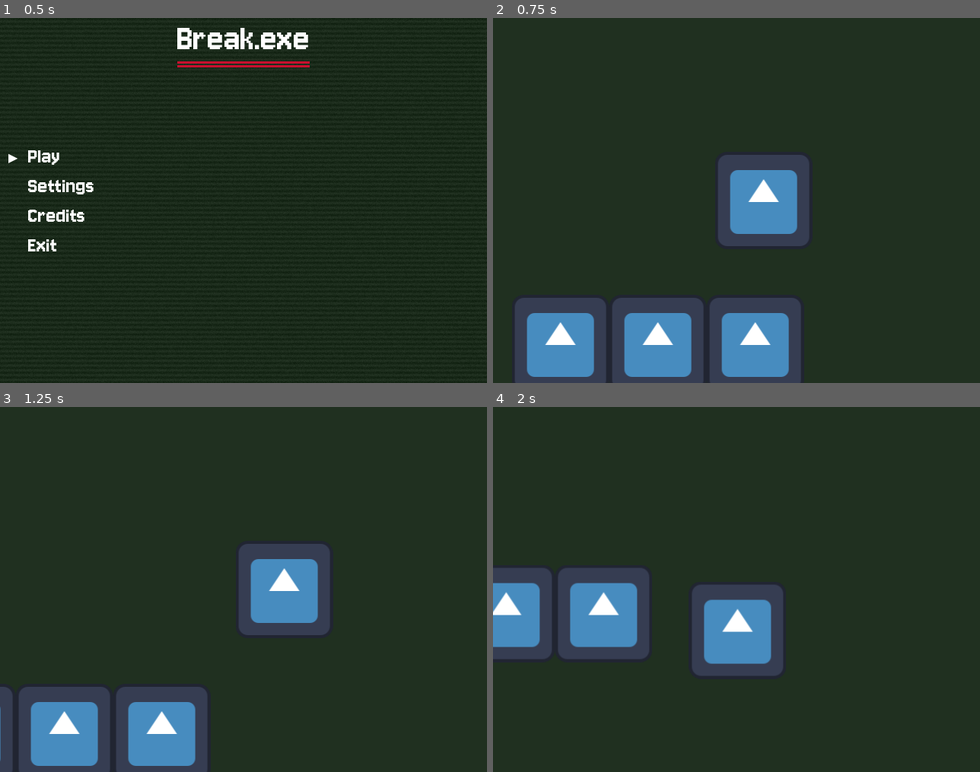
Above: before the commit, frames 1-4 (two rows, left to right).
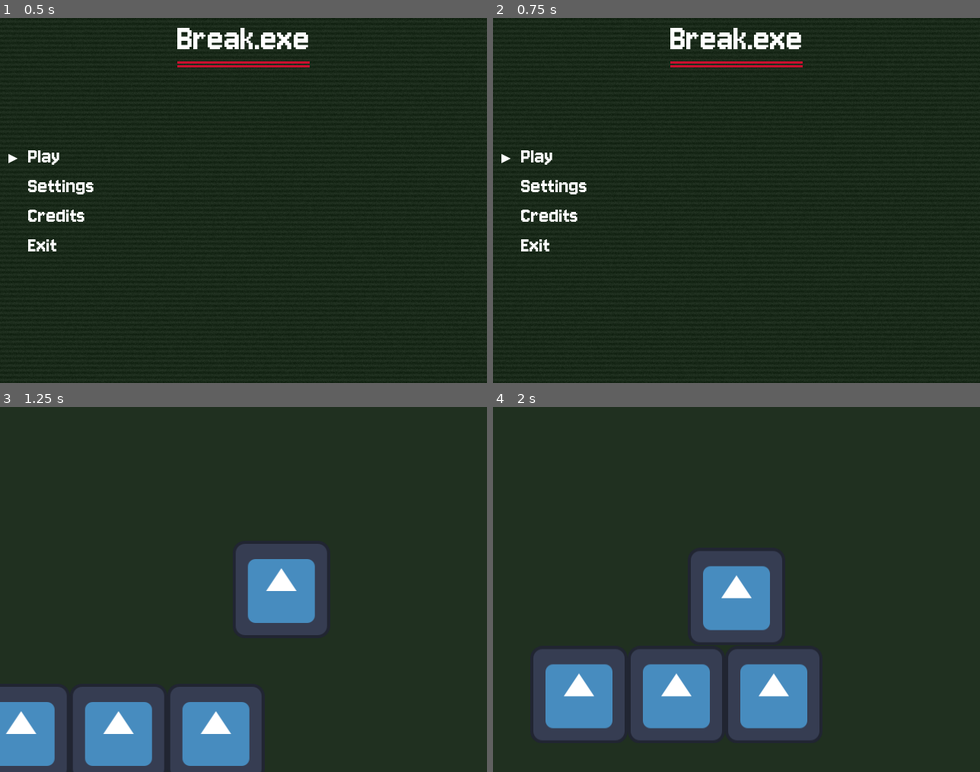
Above: after the commit, the same moments.

Repository: yuk1n0w/Break.exe
Game: Godot game, scene res://scenes/main_menu.tscn
Same seed, same stepped clock (60 frames per second), same inputs: the game is played once before the commit and once after it. The engine's default icon, where the game draws it, is replaced by a stand-in: a white triangle on a blue panel in a dark square.
Inputs:
- Up to frame 1 (0.5 s): no input
- Up to frame 2 (0.75 s): tap Enter (ui_accept) at 0.5 s; hold Right (ui_right) from 0.53 s (still down); tap M at 0.6 s
- Up to frame 3 (1.25 s): keep holding Right (ui_right); tap Enter (ui_accept) at 0.77 s
- Up to frame 4 (2 s): release Right (ui_right) at 1.28 s; hold Down (ui_down) from 1.28 s (still down); tap M at 1.35 s; tap Enter (ui_accept) at 1.52 s

Frame 1 is identical in both runs. In frame 2, 21% of the frame differs, in the area x 1-66%, y 2-100%; in frame 3, 8.7%; in frame 4, 24%, in the area x 0-68%, y 39-92%.

Commit message:
fixed majority of the bugs relating to bgmusic

Diff:
--- a/project.godot
+++ b/project.godot
@@ -17,8 +17,8 @@
 
 [autoload]
 
-MusicPlayer="*res://scenes/bgmusic.tscn"
 Settings="*res://scripts/settings.gd"
+Bgmusic="*res://scenes/bgmusic.tscn"
 
 [display]
 
--- a/scenes/character_test_scene.tscn
+++ b/scenes/character_test_scene.tscn
@@ -1,5 +1,6 @@
-[gd_scene load_steps=7 format=3 uid="uid://dovgdkh6nt6t3"]
+[gd_scene load_steps=8 format=3 uid="uid://dovgdkh6nt6t3"]
 
+[ext_resource type="Script" uid="uid://dn4jikqhh153q" path="res://scripts/cts.gd" id="1_chr53"]
 [ext_resource type="PackedScene" uid="uid://dcxprtpafrupp" path="res://scenes/player.tscn" id="1_oj1q4"]
 [ext_resource type="Texture2D" uid="uid://iia1oum7ur43" path="res://assets/icon.svg" id="1_tm4cw"]
 [ext_resource type="PackedScene" uid="uid://d2shsjn1mfcl" path="res://scenes/dialogue_interaction.tscn" id="3_0f2bp"]
@@ -19,6 +20,7 @@
 size = Vector2(198, 192)
 
 [node name="CharacterTestScene" type="Node2D"]
+script = ExtResource("1_chr53")
 
 [node name="TileMapLayer" type="TileMapLayer" parent="."]
 position = Vector2(-1, 2)
--- a/scripts/MainMenu.gd
+++ b/scripts/MainMenu.gd
@@ -7,8 +7,6 @@
 @onready var arrow_label: Label = $ArrowLabel # Assumes ArrowLabel is direct child of MainMenu
 
 @onready var options_vbox: VBoxContainer = $OptionsVBox
-
-# No MENU_MUSIC_PATH constant needed if relying on AudioStreamPlayer's stream & autoplay
 
 var menu_option_nodes: Array[HBoxContainer]
 var current_selection_index: int = 0
@@ -33,43 +31,6 @@
 
 	await get_tree().process_frame
 	set_arrow_initial_position()
-
-	# --- Music Handling: Resume if paused, ensure it's playing ---
-	if Engine.has_singleton("MusicPlayer"):
-		var music_player_node = Engine.get_singleton("MusicPlayer") as AudioStreamPlayer
-		if is_instance_valid(music_player_node):
-			# If it was paused (e.g., returning from game), unpause it
-			if music_player_node.stream_paused:
-				music_player_node.stream_paused = false
-				print("MainMenu: MusicPlayer unpaused.")
-
-			# If for some reason it's not playing (e.g., first launch and autoplay handled it,
-			# or it was stopped entirely instead of paused), ensure it plays.
-			# This is a fallback, autoplay should handle initial play.
-			if not music_player_node.playing and is_instance_valid(music_player_node.stream):
-				music_player_node.play()
-				print("MainMenu: MusicPlayer (re)started (was not playing).")
-			elif not is_instance_valid(music_player_node.stream):
-				printerr("MainMenu: MusicPlayer has no stream assigned to play.")
-
-
-			# Optional: Apply volume from settings
-			if Engine.has_singleton("Settings"):
-				var settings_node = Engine.get_singleton("Settings")
-				# Check if the method exists to prevent errors if Settings.gd changes
-				if settings_node.has_method("get_master_volume_percent"):
-					var volume_percent = settings_node.get_master_volume_percent() / 100.0
-					if volume_percent <= 0.001: music_player_node.volume_db = -80.0
-					else: music_player_node.volume_db = linear_to_db(volume_percent)
-				else:
-					printerr("MainMenu: Settings autoload found, but 'get_master_volume_percent' method missing.")
-			# else:
-				# printerr("MainMenu: Settings autoload not found (for volume).") # Optional print
-		else:
-			printerr("MainMenu: MusicPlayer singleton found but is not a valid AudioStreamPlayer instance.")
-	else:
-		printerr("MainMenu: MusicPlayer autoload not found! Music will not play or resume.")
-	# --- End Music ---
 
 	grab_focus()
 
@@ -137,21 +98,13 @@
 	match current_selection_index:
 		0: # Play
 			print("Play selected")
-			if Engine.has_singleton("MusicPlayer"):
-				var music_player_node = Engine.get_singleton("MusicPlayer") as AudioStreamPlayer
-				if is_instance_valid(music_player_node) and music_player_node.playing:
-					music_player_node.stream_paused = true # Pause music
-					print("MainMenu: MusicPlayer paused for game scene.")
-			else:
-				printerr("MainMenu: MusicPlayer autoload not found when trying to pause for game scene.")
+			Bgmusic.stream_paused = true
 			get_tree().change_scene_to_file("res://scenes/character_test_scene.tscn")
 		1: # Settings
 			print("Settings selected")
-			# Music continues playing (stream_paused remains false)
 			get_tree().change_scene_to_file("res://scenes/settings.tscn")
 		2: # Credits
 			print("Credits selected")
-			# Music continues playing
 			# get_tree().change_scene_to_file("res://credits_scene.tscn")
 		3: # Exit
 			print("Exit selected")
--- /dev/null
+++ b/scripts/cts.gd
@@ -0,0 +1,6 @@
+extends Node2D
+func _input(event):
+	if event is InputEventKey and event.pressed and event.keycode == KEY_M:
+		get_tree().change_scene_to_file("res://scenes/main_menu.tscn")
+		if Bgmusic.stream_paused:
+			Bgmusic.stream_paused = false
Not shown, added: scripts/cts.gd.uid
